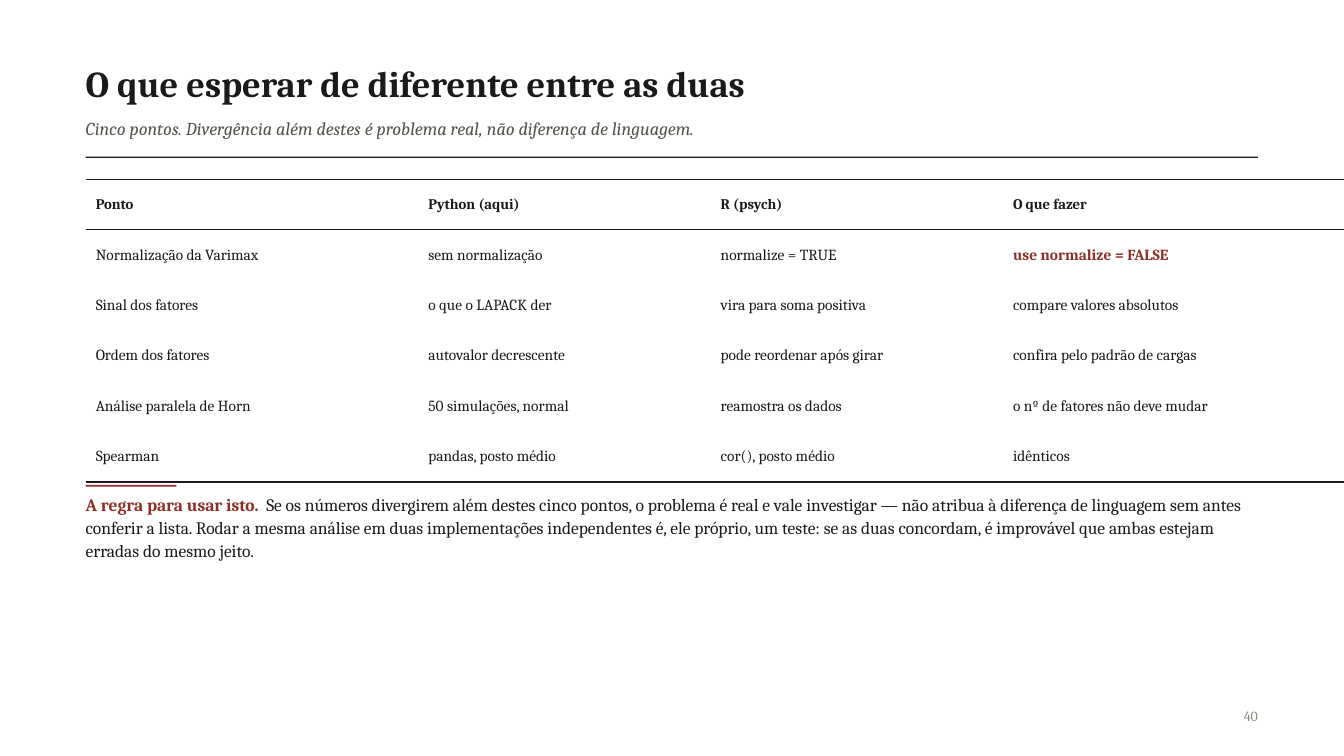
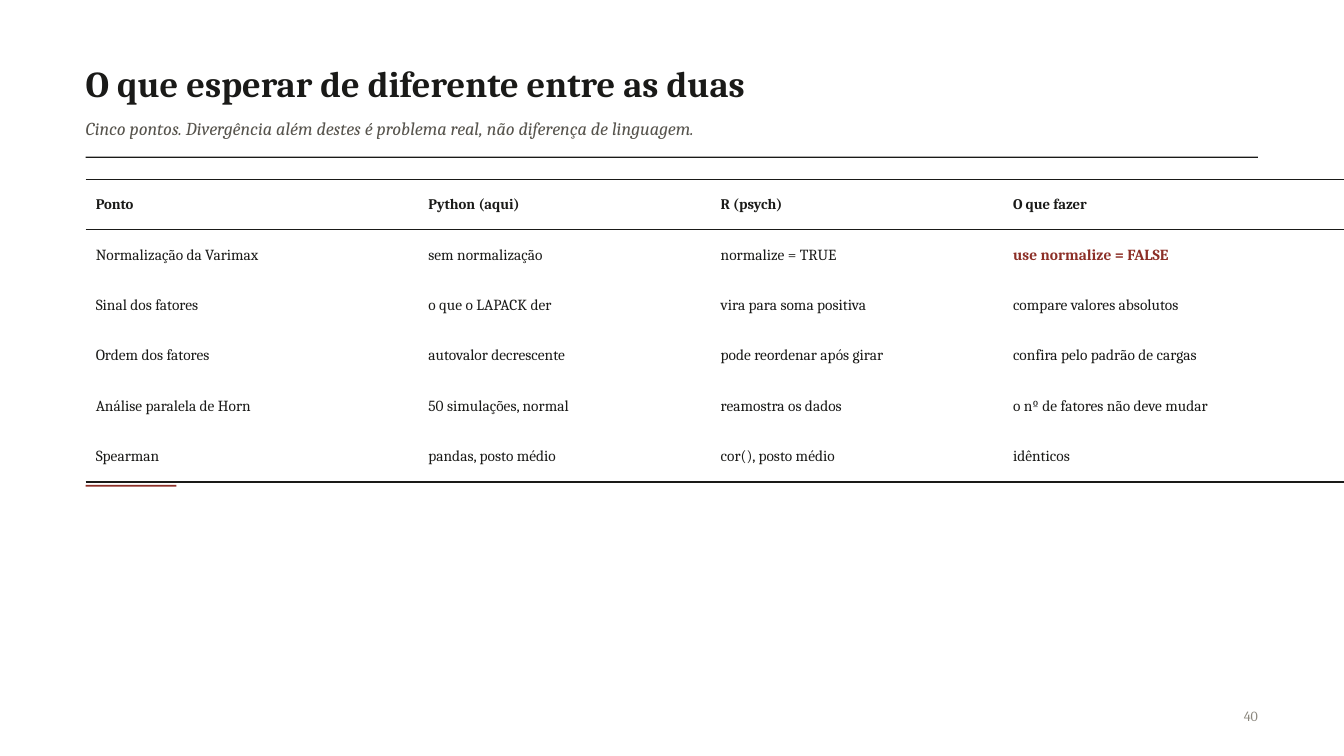
Before and after one commit to pedrinndias/Projeto_IVS_Censo, a slide deck: slide 40 of docs/Apresentacoes_IVS/Analise_Fatorial_NB04_2026-09.pptx. Drawn at 1344x756 pixels with LibreOffice and Linux fonts; fonts in the diff are those of the drawing. Boxes give left, top, right and bottom in pixels: in the first picture for what was removed or moved away, otherwise in the second. Text is boxed around its words. In the diff, an @@ line names an element or a change of style, - is before the commit and + after.

```diff
--- a/docs/Apresentacoes_IVS/Analise_Fatorial_NB04_2026-09.pptx
+++ b/docs/Apresentacoes_IVS/Analise_Fatorial_NB04_2026-09.pptx
@@ text removed at (86,498,1241,561) @@
-A regra para usar isto. Se os números divergirem além destes cinco pontos, o problema é real e vale investigar — não atribua à diferença de linguagem sem antes conferir a lista. Rodar a mesma análise em duas implementações independentes é, ele próprio, um teste: se as duas concordam, é improvável que ambas estejam erradas do mesmo jeito.
```
Also in this commit, not shown: 30 other slides changed, 51 slides added, 1 slide removed.
